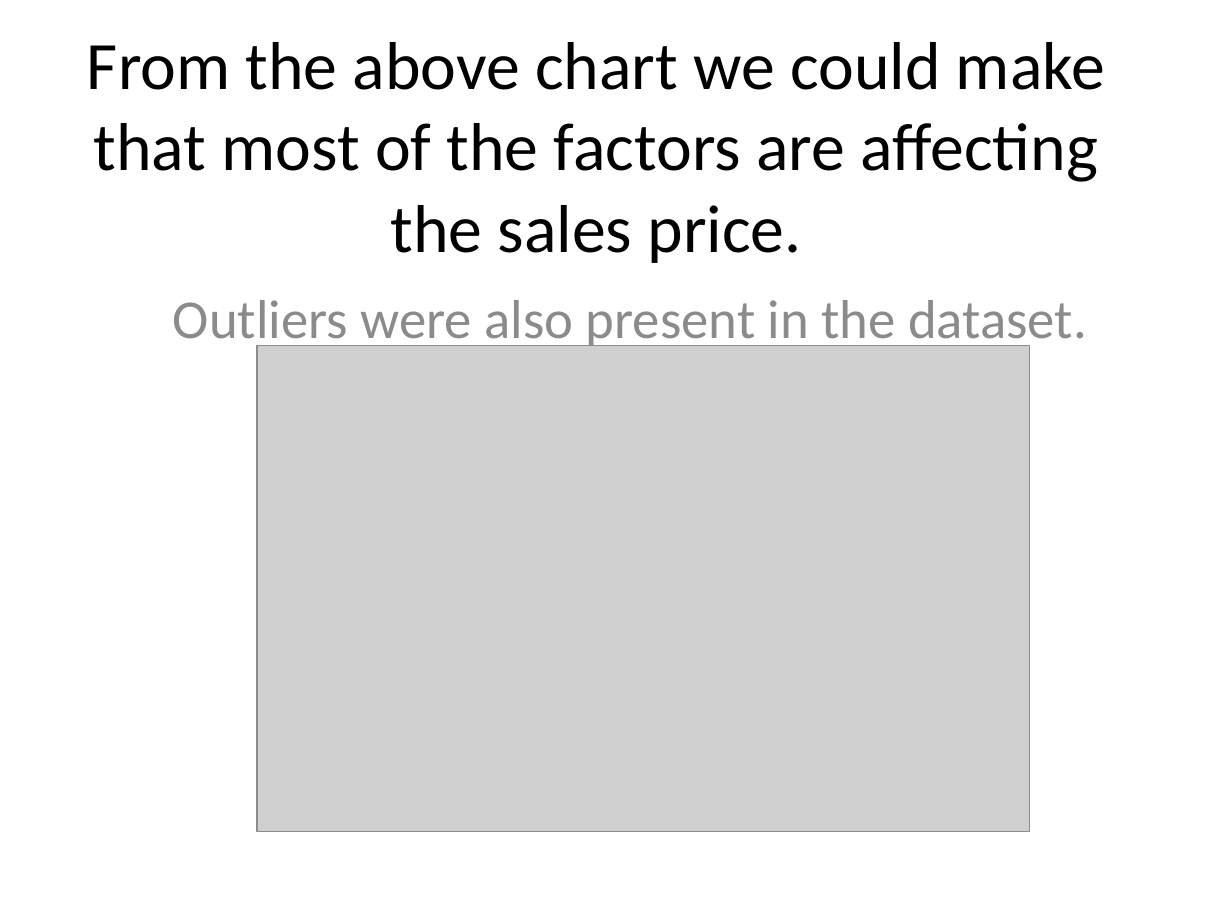
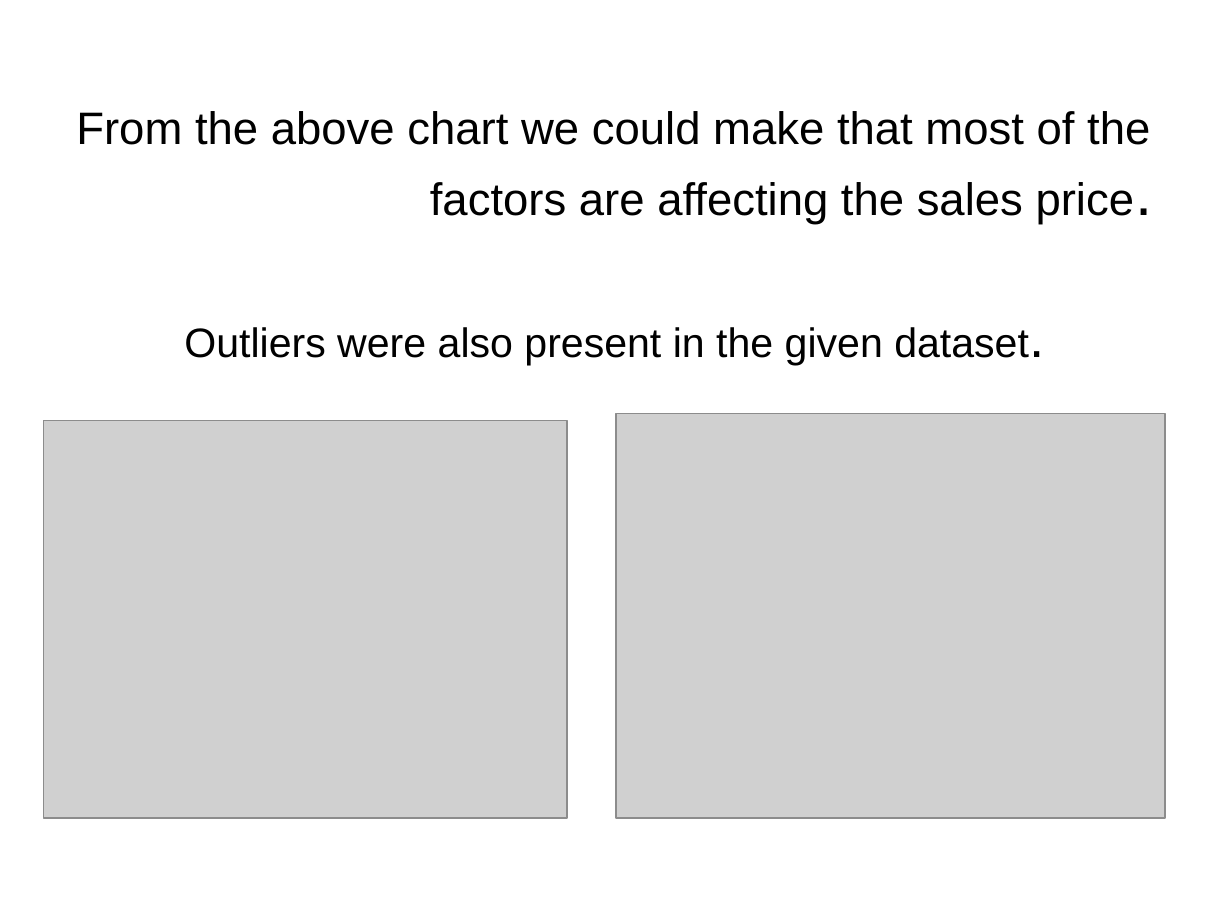
Before and after one commit to SudhanshuKumar19/Web-Scraping-Assignment-1, a slide deck: slide 8 of House Price Prediction PPT.pptx (slide 7 before the commit). Drawn at 1232x924 pixels with LibreOffice and Linux fonts; fonts in the diff are those of the drawing; grey boxes stand for pictures; background and template pictures are left out. Boxes give left, top, right and bottom in pixels: in the first picture for what was removed or moved away, otherwise in the second. Text is boxed around its words. In the diff, an @@ line names an element or a change of style, - is before the commit and + after.

```diff
--- a/House Price Prediction PPT.pptx
+++ b/House Price Prediction PPT.pptx
@@ title "From the above chart we ...": place and size @@
-title "From the above chart we ..." at <box>87,42,1105,263</box>
+title "From the above chart we ..." at <box>76,111,1150,224</box>
@@ title "From the above chart we ..." at <box>76,111,1150,224</box>: size 39.6 to 26.6 pt, font Calibri to Arial; size 39.6 to 36 pt in "price."; alignment centre to right @@
@@ subtitle at <box>184,327,1029,366</box>: text changed; size 32 to 24 pt; font Calibri to Arial; text colour #8C8C8C to #000000 @@
-Outliers were also present in the dataset.
+Outliers were also present in the given dataset.
@@ picture removed at <box>257,346,1030,833</box> @@
@@ picture added at <box>616,414,1165,818</box> @@
@@ picture added at <box>43,420,567,818</box> @@
```
Also in this commit, not shown: 11 other slides changed, 3 slides added, 1 slide removed.
